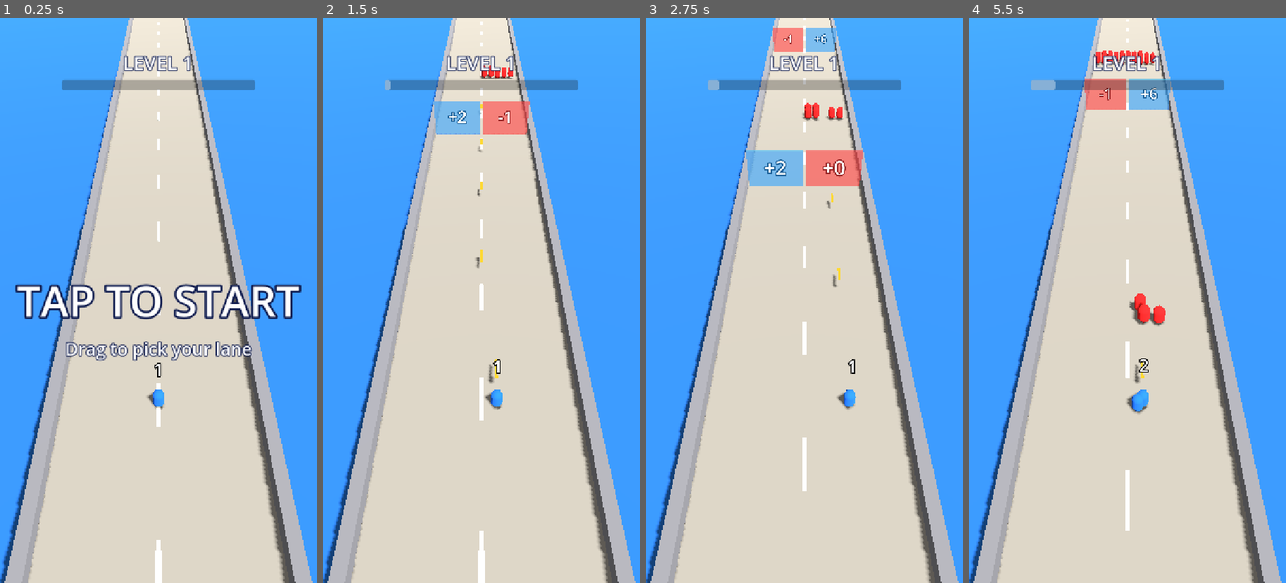
Above: before the commit, frames 1-4 (left to right).
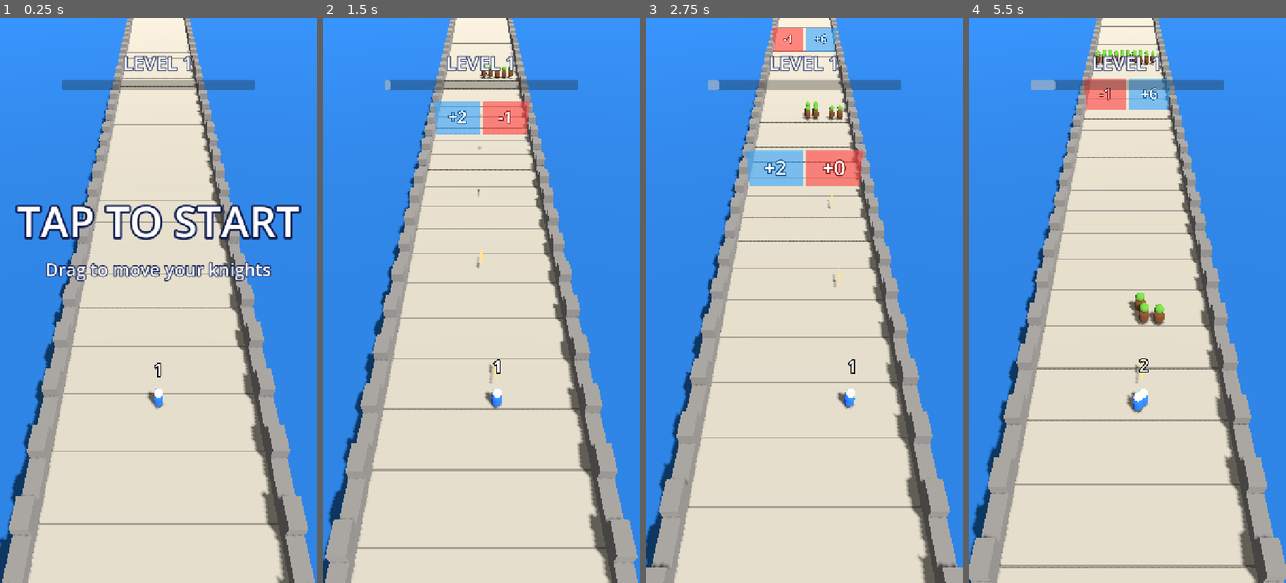
Above: after the commit, the same moments.

Repository: steseviczakelijk-debug/Goyslop
Game: Godot game, scene res://main.tscn
The game is run twice, just before and just after one commit, with the same random seed, the same clock (stepped at 60 frames per second) and the same inputs.
Inputs (mouse positions are in pixels of both pictures, inside the frame that each line leads up to):
- Up to frame 1 (0.25 s): no input
- Up to frame 2 (1.5 s): tap Enter at 0.5 s; move the mouse to (551, 272) at 0.52 s; click (551, 272) at 0.67 s; drag from (418, 328) to (465, 413) at 1.27 s
- Up to frame 3 (2.75 s): move the mouse to (836, 176) at 2.02 s; click (836, 176) at 2.17 s
- Up to frame 4 (5.5 s): drag from (1111, 413) to (1032, 215) at 2.77 s; move the mouse to (1222, 385) at 3.52 s; click (1222, 385) at 3.67 s; drag from (1032, 215) to (1079, 159) at 4.27 s; move the mouse to (1143, 300) at 5.02 s; click (1143, 300) at 5.17 s

The runs differ from the first frame. In frame 1, 30% of the frame differs, in the area x 0-100%, y 0-100%; in frame 2, 24%; in frame 3, 24%; in frame 4, 25%.

Commit message:
Apply medieval theme: knights, orcs, troll boss, castle bridge
Co-Authored-By: Claude Fable 5.2 <noreply@anthropic.com>
Claude-Session: https://claude.ai/code/session_01PSyE3w8geUguBPux3gxrti

Diff:
--- a/main.gd
+++ b/main.gd
@@ -1,6 +1,7 @@
 extends Node3D
-## Lane shooter prototype: drag to move the squad, shooting is automatic.
-## Gates change squad size, hordes eat soldiers, a boss ends each level.
+## Medieval lane shooter: drag to move your knights along the castle bridge,
+## archery is automatic. Gates change squad size, orc hordes eat soldiers and
+## a troll ends each level.
 
 enum State { MENU, PLAY, WIN, LOSE }
 
@@ -19,6 +20,7 @@
 const ENEMY_SPACING := 0.72
 const GATE_HITS_PER_POINT := 7
 const BOSS_R := 1.5
+const SCENERY_ROWS := 44
 const BUCKETS := 22
 const BUCKET_W := 0.5
 const SAVE_PATH := "user://save.cfg"
@@ -62,7 +64,8 @@
 var enemy_mm: MultiMesh
 var bullet_mm: MultiMesh
 var soldier_mm: MultiMesh
-var dash_mm: MultiMesh
+var seam_mm: MultiMesh
+var merlon_mm: MultiMesh
 var squad_label: Label3D
 var formation := PackedVector2Array()
 
@@ -179,6 +182,39 @@
 	return mesh
 
 
+func _merge(parts: Array) -> ArrayMesh:
+	# parts: [PrimitiveMesh, offset, color] -> one mesh with a surface per part
+	var am := ArrayMesh.new()
+	for p in parts:
+		var arrays: Array = p[0].get_mesh_arrays()
+		var verts: PackedVector3Array = arrays[Mesh.ARRAY_VERTEX]
+		for i in verts.size():
+			verts[i] += p[1]
+		arrays[Mesh.ARRAY_VERTEX] = verts
+		am.add_surface_from_arrays(Mesh.PRIMITIVE_TRIANGLES, arrays)
+		am.surface_set_material(am.get_surface_count() - 1, _mat(p[2]))
+	return am
+
+
+func _sphere(radius: float, hemisphere := false) -> SphereMesh:
+	var m := SphereMesh.new()
+	m.radius = radius
+	m.height = radius if hemisphere else radius * 2.0
+	m.is_hemisphere = hemisphere
+	m.radial_segments = 10
+	m.rings = 5
+	return m
+
+
+func _cone(radius: float, height: float) -> CylinderMesh:
+	var m := CylinderMesh.new()
+	m.top_radius = 0.0
+	m.bottom_radius = radius
+	m.height = height
+	m.radial_segments = 8
+	return m
+
+
 func _build_world() -> void:
 	var env := Environment.new()
 	env.background_mode = Environment.BG_COLOR
@@ -204,22 +240,38 @@
 	add_child(cam)
 	cam.look_at_from_position(Vector3(0, 15, 9), Vector3(0, 0, -6))
 
-	_box(Vector3(ROAD_HALF * 2, 1, 220), Vector3(0, -0.5, -80), Color(0.6, 0.58, 0.54))
+	var stone := Color(0.62, 0.6, 0.55)
+	var wall := Color(0.46, 0.45, 0.44)
+	_box(Vector3(ROAD_HALF * 2, 1, 220), Vector3(0, -0.5, -80), stone)
 	for side in [-1.0, 1.0]:
-		_box(Vector3(0.5, 0.9, 220), Vector3(side * (ROAD_HALF + 0.25), 0.2, -80), Color(0.5, 0.5, 0.52))
-	_box(Vector3(400, 1, 400), Vector3(0, -3, -100), Color(0.16, 0.42, 0.75))
-
-	var dash := BoxMesh.new()
-	dash.size = Vector3(0.18, 0.02, 2.0)
-	dash.material = _mat(Color(0.95, 0.95, 0.9))
-	dash_mm = _multimesh(dash, 24)
-	dash_mm.visible_instance_count = 24
-
-	enemy_mm = _multimesh(_capsule(0.3, 1.0, Color(0.9, 0.15, 0.15)), MAX_ENEMIES)
-	soldier_mm = _multimesh(_capsule(0.24, 0.9, Color(0.15, 0.45, 1.0)), MAX_SHOWN)
+		_box(Vector3(0.6, 1.0, 220), Vector3(side * (ROAD_HALF + 0.3), 0.1, -80), wall)
+	_box(Vector3(400, 1, 400), Vector3(0, -4, -100), Color(0.12, 0.36, 0.62))
+
+	var seam := BoxMesh.new()
+	seam.size = Vector3(ROAD_HALF * 2, 0.02, 0.07)
+	seam.material = _mat(Color(0.45, 0.43, 0.4))
+	seam_mm = _multimesh(seam, SCENERY_ROWS)
+	seam_mm.visible_instance_count = SCENERY_ROWS
+	var merlon := BoxMesh.new()
+	merlon.size = Vector3(0.6, 0.5, 1.0)
+	merlon.material = _mat(wall)
+	merlon_mm = _multimesh(merlon, SCENERY_ROWS * 2)
+	merlon_mm.visible_instance_count = SCENERY_ROWS * 2
+
+	var skin := Color(0.95, 0.76, 0.6)
+	var orc := Color(0.35, 0.6, 0.2)
+	enemy_mm = _multimesh(_merge([
+		[_capsule(0.27, 0.75, Color.WHITE), Vector3(0, 0.38, 0), Color(0.4, 0.25, 0.15)],
+		[_sphere(0.23), Vector3(0, 0.9, 0), orc],
+	]), MAX_ENEMIES)
+	soldier_mm = _multimesh(_merge([
+		[_capsule(0.21, 0.7, Color.WHITE), Vector3(0, 0.35, 0), Color(0.15, 0.4, 0.95)],
+		[_sphere(0.16), Vector3(0, 0.8, 0), skin],
+		[_sphere(0.2, true), Vector3(0, 0.82, 0), Color(0.75, 0.77, 0.8)],
+	]), MAX_SHOWN)
 	var bullet := BoxMesh.new()
-	bullet.size = Vector3(0.12, 0.12, 0.9)
-	bullet.material = _mat(Color(1.0, 0.85, 0.2), true)
+	bullet.size = Vector3(0.07, 0.07, 1.0)
+	bullet.material = _mat(Color(1.0, 0.9, 0.55), true)
 	bullet_mm = _multimesh(bullet, MAX_BULLETS)
 
 	squad_label = _label3d(72)
@@ -227,11 +279,15 @@
 
 	boss_node = Node3D.new()
 	var body := MeshInstance3D.new()
-	body.mesh = _capsule(1.3, 4.2, Color(0.45, 0.05, 0.25))
-	body.position.y = 2.1
+	body.mesh = _merge([
+		[_capsule(1.3, 3.6, Color.WHITE), Vector3(0, 1.8, 0), Color(0.3, 0.22, 0.16)],
+		[_sphere(0.95), Vector3(0, 4.0, 0), Color(0.3, 0.5, 0.18)],
+		[_cone(0.25, 0.9), Vector3(-0.6, 5.0, 0), Color(0.9, 0.88, 0.8)],
+		[_cone(0.25, 0.9), Vector3(0.6, 5.0, 0), Color(0.9, 0.88, 0.8)],
+	])
 	boss_node.add_child(body)
 	boss_label = _label3d(110)
-	boss_label.position.y = 5.2
+	boss_label.position.y = 6.2
 	boss_node.add_child(boss_label)
 	boss_node.visible = false
 	add_child(boss_node)
@@ -284,10 +340,11 @@
 	msg_label = _hud_label(root, 96)
 	msg_label.set_anchors_and_offsets_preset(Control.PRESET_FULL_RECT)
 	msg_label.vertical_alignment = VERTICAL_ALIGNMENT_CENTER
+	msg_label.offset_bottom = -360
 	sub_label = _hud_label(root, 40)
 	sub_label.set_anchors_and_offsets_preset(Control.PRESET_FULL_RECT)
 	sub_label.vertical_alignment = VERTICAL_ALIGNMENT_CENTER
-	sub_label.offset_top = 220
+	sub_label.offset_bottom = -140
 
 
 # ---------------------------------------------------------------- level
@@ -353,7 +410,7 @@
 	state = State.MENU
 	level_label.text = "LEVEL %d" % level
 	msg_label.text = "TAP TO START"
-	sub_label.text = "Drag to pick your lane"
+	sub_label.text = "Drag to move your knights"
 
 
 func _start() -> void:
@@ -625,7 +682,7 @@
 	var t := Transform3D.IDENTITY
 	enemy_mm.visible_instance_count = e_count
 	for i in e_count:
-		t.origin = Vector3(e_x[i], 0.5 + absf(sin(time * 9.0 + i)) * 0.12, e_z[i])
+		t.origin = Vector3(e_x[i], absf(sin(time * 9.0 + i)) * 0.12, e_z[i])
 		enemy_mm.set_instance_transform(i, t)
 
 	bullet_mm.visible_instance_count = b_count
@@ -637,15 +694,20 @@
 	soldier_mm.visible_instance_count = shown
 	for i in shown:
 		var f := formation[i]
-		t.origin = Vector3(clampf(squad_x + f.x, -ROAD_HALF + 0.25, ROAD_HALF - 0.25), 0.45, f.y)
+		t.origin = Vector3(clampf(squad_x + f.x, -ROAD_HALF + 0.25, ROAD_HALF - 0.25), 0.0, f.y)
 		soldier_mm.set_instance_transform(i, t)
 	squad_label.text = str(soldiers)
 	squad_label.position = Vector3(squad_x, 2.2, -squad_r * 0.5)
 
-	var off := fmod(distance, 6.0)
-	for i in 24:
-		t.origin = Vector3(0, 0.01, 12.0 - i * 6.0 + off)
-		dash_mm.set_instance_transform(i, t)
+	var off := fmod(distance, 2.5)
+	for i in SCENERY_ROWS:
+		var z := 12.0 - i * 2.5 + off
+		t.origin = Vector3(0, 0.01, z)
+		seam_mm.set_instance_transform(i, t)
+		t.origin = Vector3(-ROAD_HALF - 0.3, 0.85, z)
+		merlon_mm.set_instance_transform(i * 2, t)
+		t.origin.x = ROAD_HALF + 0.3
+		merlon_mm.set_instance_transform(i * 2 + 1, t)
 
 	if boss_active:
 		boss_node.position = Vector3(boss_x, 0, boss_z)
